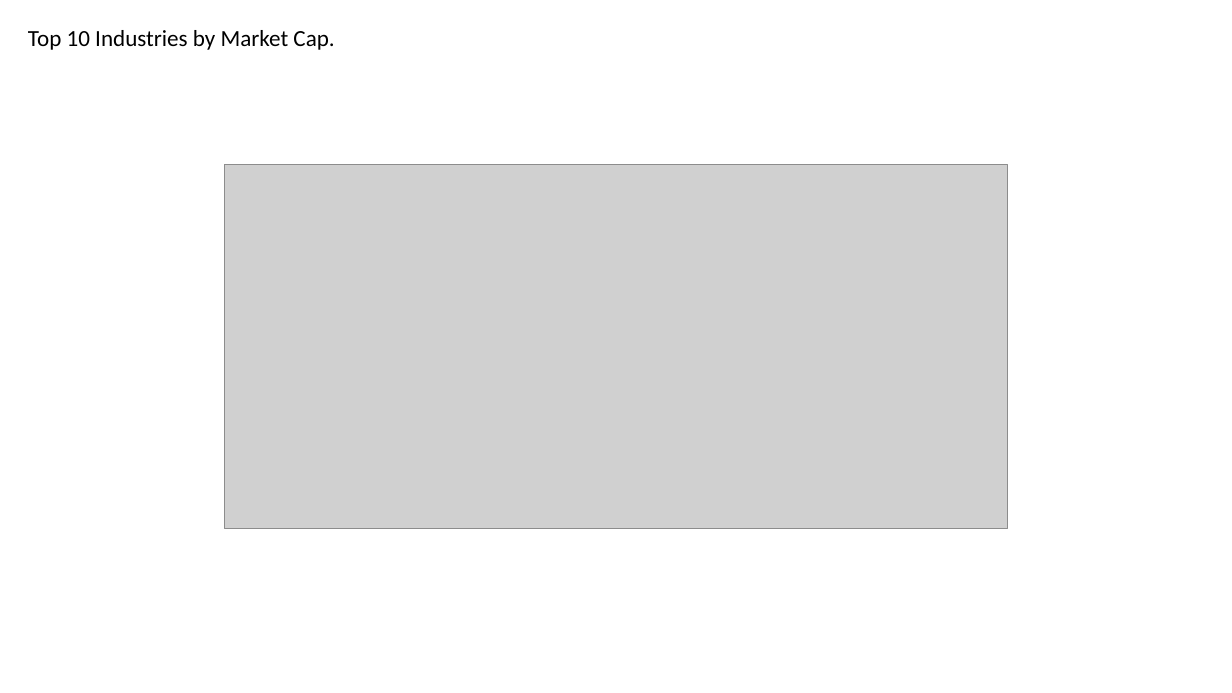
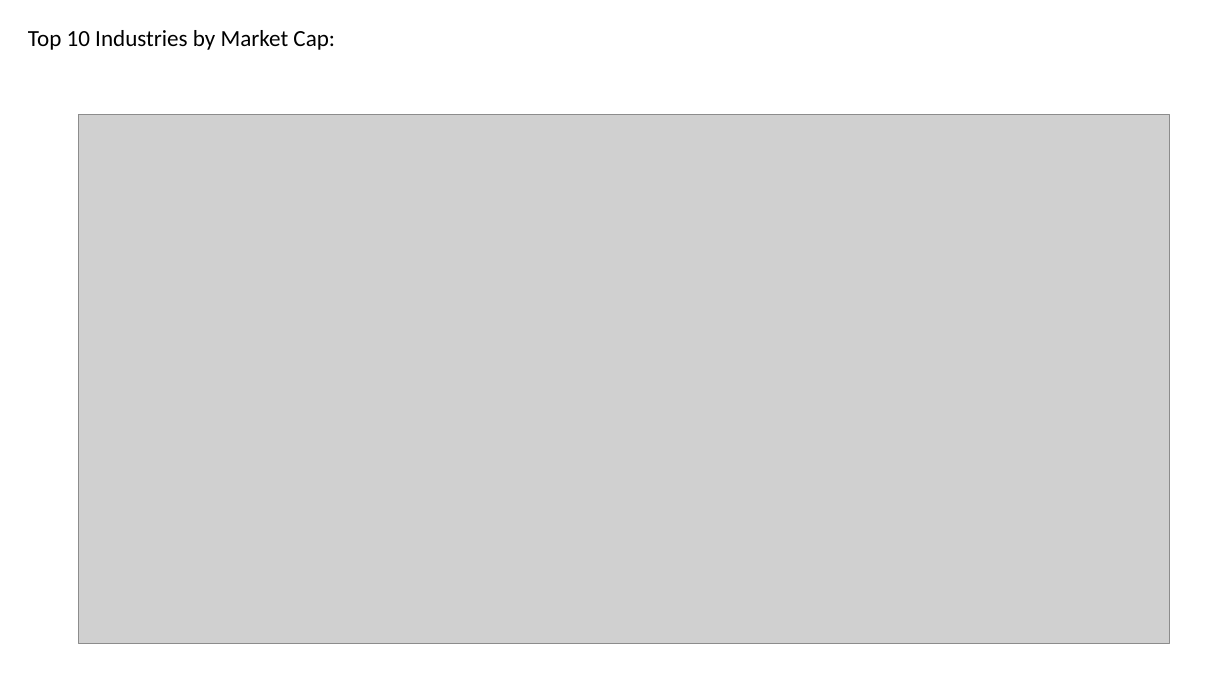
Before and after one commit to Patli1998/Bootcamp-Project1, a slide deck: slide 6 of Presentation.pptx. Drawn at 1232x693 pixels with LibreOffice and Linux fonts; fonts in the diff are those of the drawing; grey boxes stand for pictures. Boxes give left, top, right and bottom in pixels: in the first picture for what was removed or moved away, otherwise in the second. Text is boxed around its words. In the diff, an @@ line names an element or a change of style, - is before the commit and + after.

```diff
--- a/Presentation.pptx
+++ b/Presentation.pptx
@@ text at <box>28,30,335,50</box>: text changed @@
-Top 10 Industries by Market Cap.
+Top 10 Industries by Market Cap:
@@ picture: place and size @@
-picture at <box>225,165,1008,529</box>
+picture at <box>79,115,1170,644</box>
```
Also in this commit, not shown: 6 other slides changed, 1 slide added, 1 slide removed.
